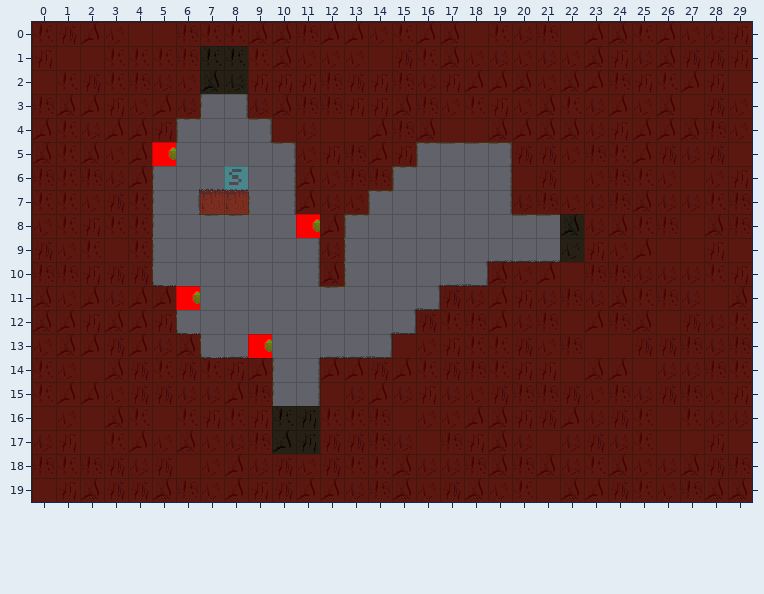
Tiled map, stored at TiledMaps/testMap.tmx. Above, as it was before the edit.
Cells are 32x32 px. Shown: x 0..29, y 0..19.
After:
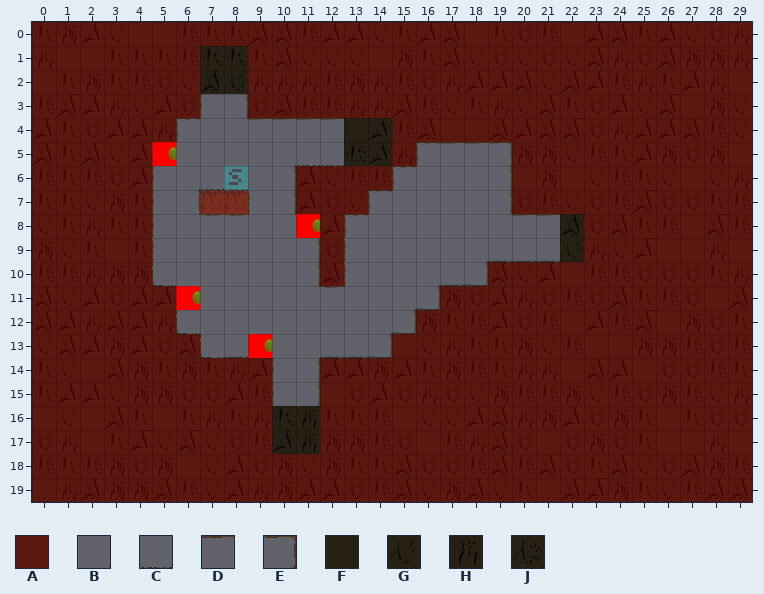
Key: from "collision": A 0; from "tilemap": B 0, C 1, D 4, E 5, F 22, G 24, H 25, J 26.
_ is an empty cell, . an unchanged one.
See-through tiles are keyed as they look on the map.
What changed:
--- layer "FG"
@@ x 9..12 @@
- 4 EFJF
- 5 .EGH
+ 4 DDDD
+ 5 .BCC
--- layer "Collision"
@@ x 10..14 @@
- 4 AAAAA
- 5 .AAAA
+ 4 _____
+ 5 .____
Changed places in both pictures, as pixel boxes (x1, y1, x2, y2):
changed: (248, 118, 392, 166)
